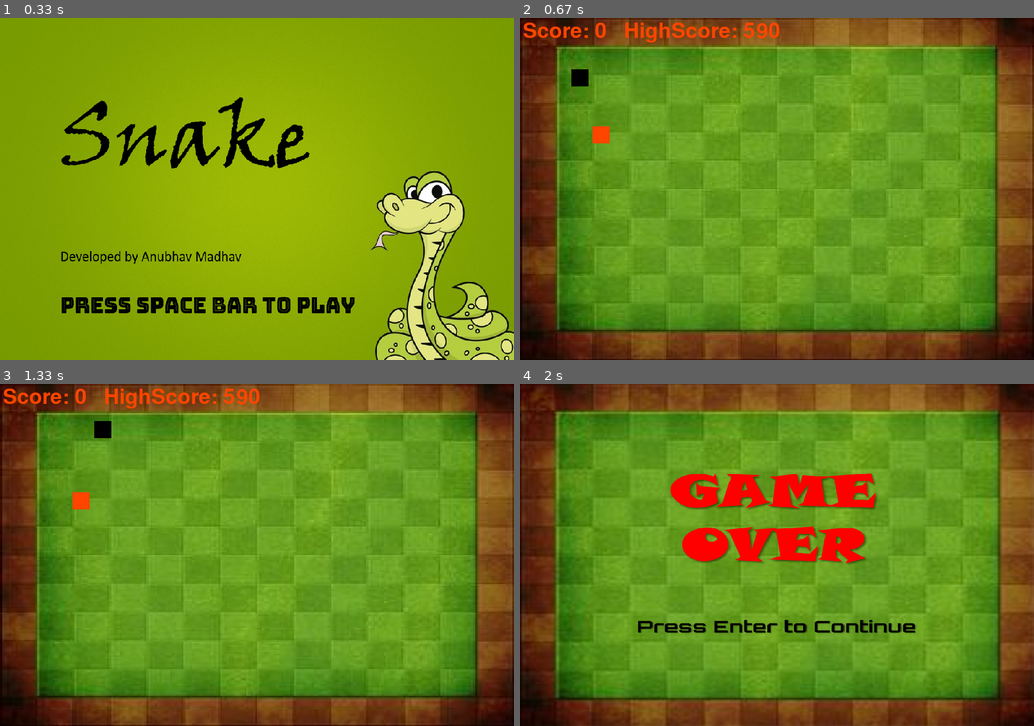
Above: before the commit, frames 1-4 (two rows, left to right).
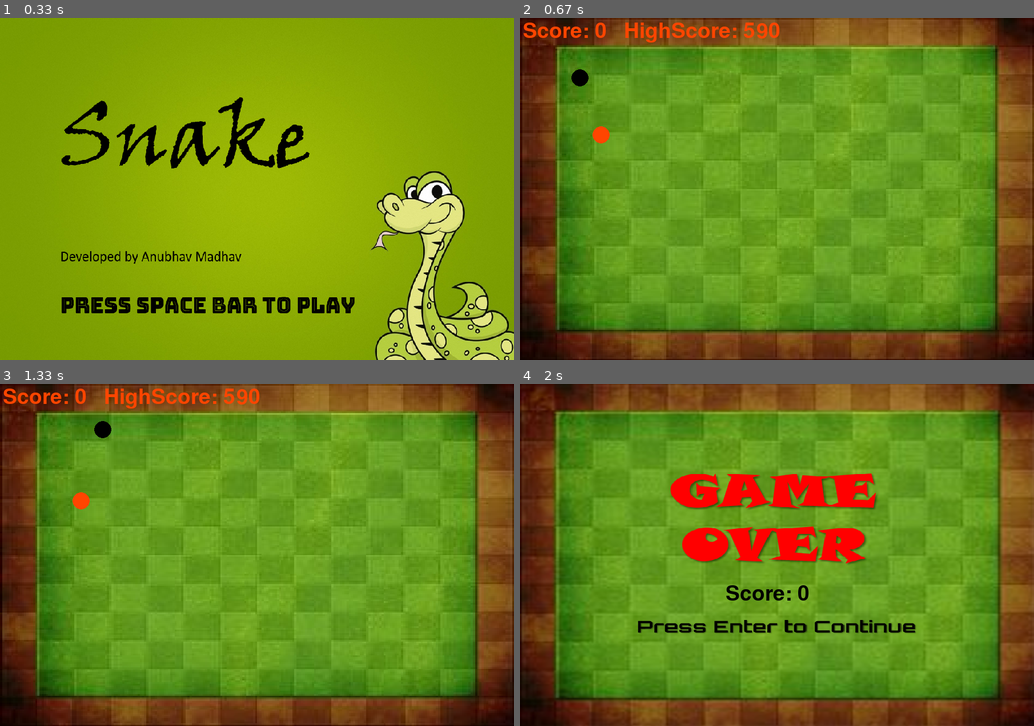
Above: after the commit, the same moments.

Repository: AnubhavMadhav/PyGames
Game: pygame game, started from 01- Snake/snake.py
Same seed, same stepped clock (60 frames per second), same inputs: the game is played once before the commit and once after it.
Inputs:
- Up to frame 1 (0.33 s): no input
- Up to frame 2 (0.67 s): tap Space at 0.33 s
- Up to frame 3 (1.33 s): hold Right 0.67-1.13 s; hold Up from 1.17 s (still down)
- Up to frame 4 (2 s): release Up at 1.47 s

Frame 1 is identical in both runs. In frame 2, less than 0.1% of the frame differs, in the area x 10-18%, y 15-37%; in frame 3, less than 0.1%; in frame 4, 0.3%, in the area x 40-57%, y 58-64%.

Commit message:
Changed shape of Snake

Diff:
--- a/01- Snake/snake.py
+++ b/01- Snake/snake.py
@@ -45,7 +45,7 @@
 
 def plot_snake(gameWindow, color, snk_list, snake_size):
     for x,y in snk_list:
-        pygame.draw.rect(gameWindow, color, [x, y, snake_size, snake_size])
+        pygame.draw.ellipse(gameWindow, color, [x, y, snake_size, snake_size])
 
 
 def welcome():                      # For Home Screen
@@ -104,8 +104,8 @@
         if game_over:
             gameWindow.fill(white)
             gameWindow.blit(gameover, (0, 0))
-            # text_screen("Game Over!! Press Enter to Continue", red, 100, 250)
-            with open("highscore.txt", "w") as f:
+            text_screen("Score: " + str(score), black, 360, 350)
+            with open("highscore.txt", "w") as f :
                 f.write(str(hiscore))
 
 
@@ -169,9 +169,9 @@
 
             gameWindow.fill(white)                      # Setting background color as white
             gameWindow.blit(bgimg, (0, 0))
-            pygame.draw.rect(gameWindow, red, [food_x, food_y, food_size, food_size])                   # Making Food for Snake using Rectangle
-
-            text_screen("Score: " + str(score ) + "   HighScore: " + str(hiscore), red, 5, 5)
+            pygame.draw.ellipse(gameWindow, red, [food_x, food_y, food_size, food_size])                   # Making Food for Snake using Rectangle
+
+            text_screen("Score: " + str(score) + "   HighScore: " + str(hiscore), red, 5, 5)
 
             head = []                           # for the starting of the game
             head.append(snake_x)
